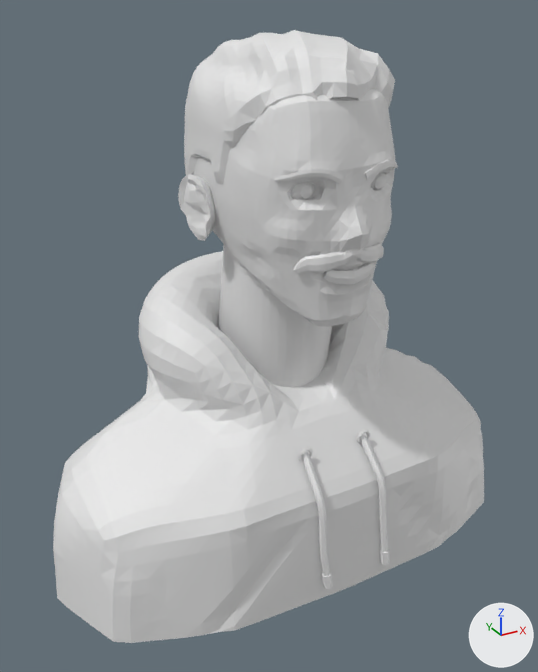
A saved change to the glTF model Images/Model/dylan-bust.glb.
Both versions are drawn from a 50 mm camera at (-0.317, -0.545, 0.122) aimed at (-0.013, 0.008, -0.154). The lights are fixed; the arrows at lower right show +X, +Y and +Z. The picture after the commit comes second. Vertices at exactly the same position are counted once.

The first picture shows 'Brows', 'Drawstrings', 'Ears', 'Hair', 'Head', 'Hoodie', 'Moustache' and 2 more.
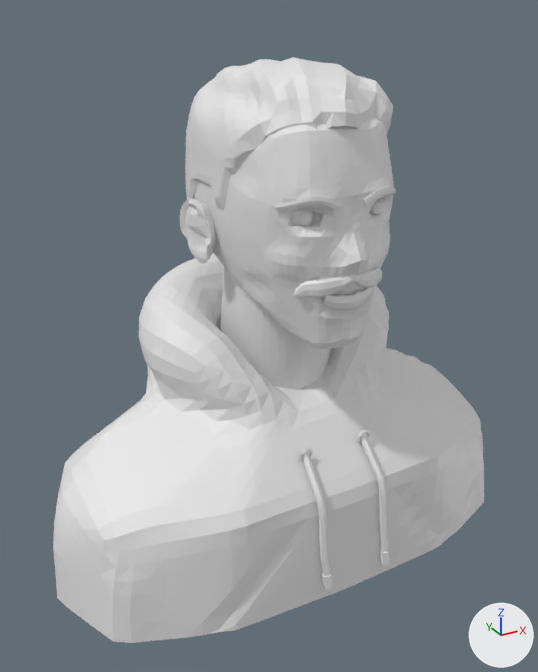
Changed parts and their boxes (x1, y1, x2, y2) in the pictures (538 x 672 px):
'Head', moved
    before: (194, 89, 395, 387)
    after: (194, 116, 394, 389)
'Hair', moved
    before: (184, 30, 395, 185)
    after: (185, 57, 393, 211)
'Moustache', moved
    before: (294, 243, 384, 273)
    after: (294, 268, 382, 298)
'Ears', moved
    before: (178, 174, 215, 241)
    after: (180, 198, 216, 264)

The edits, one by one:
me_ears is used by ob_ears; location (0.0, 0.0, 0.0).
me_ears had 286 vertices, 564 faces and spanned x -0.088..0.088, y -0.002..0.031, z -0.055..0.0.
me_ears now has 286 vertices, 564 faces and spans x -0.088..0.088, y -0.002..0.031, z -0.075..-0.02.
me_ears part 1: the whole mesh is moved by (0.0, 0.0, -0.02).
me_hair is used by ob_hair; location (0.0, 0.0, 0.0).
me_hair had 914 vertices, 1744 faces and spanned x -0.071..0.074, y -0.09..0.11, z -0.067..0.107.
me_hair now has 914 vertices, 1744 faces and spans x -0.071..0.074, y -0.09..0.11, z -0.087..0.087.
me_hair part 2: the whole mesh is moved by (0.0, 0.0, -0.02).
me_head is used by ob_head; location (0.0, 0.0, 0.0).
me_head had 3326 vertices, 6598 faces and spanned x -0.068..0.068, y -0.111..0.107, z -0.24..0.087.
me_head now has 3326 vertices, 6598 faces and spans x -0.068..0.068, y -0.111..0.107, z -0.26..0.067.
me_head part 3: the whole mesh is moved by (0.0, 0.0, -0.02).
me_moustache is used by ob_moustache; location (0.0, 0.0, 0.0).
me_moustache had 202 vertices, 400 faces and spanned x -0.0419..0.0418, y -0.1064..-0.0815, z -0.0606..-0.0424.
me_moustache now has 202 vertices, 400 faces and spans x -0.0419..0.0418, y -0.1064..-0.0815, z -0.0806..-0.0624.
me_moustache part 4: the whole mesh is moved by (0.0, 0.0, -0.02).
